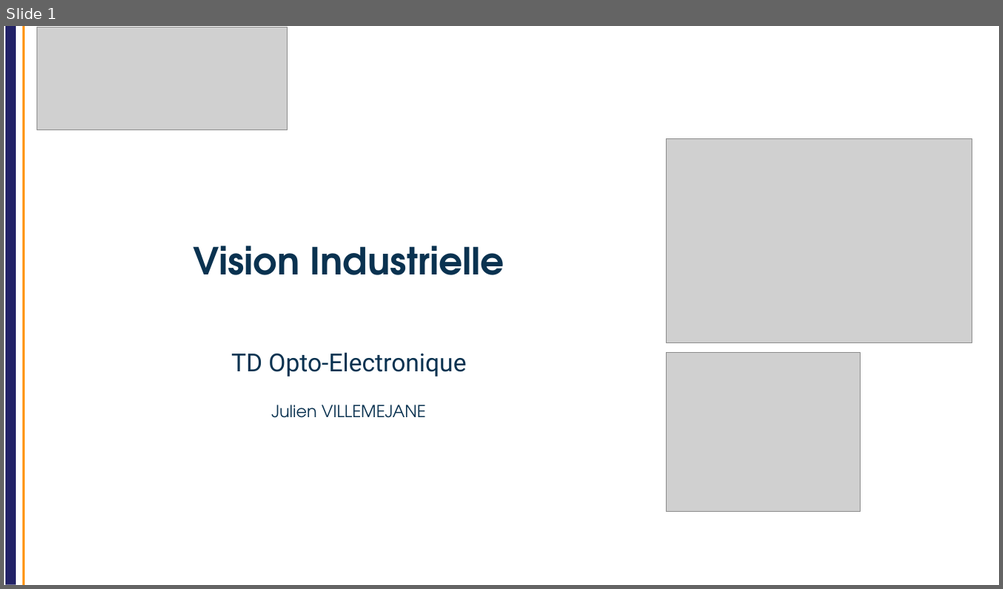
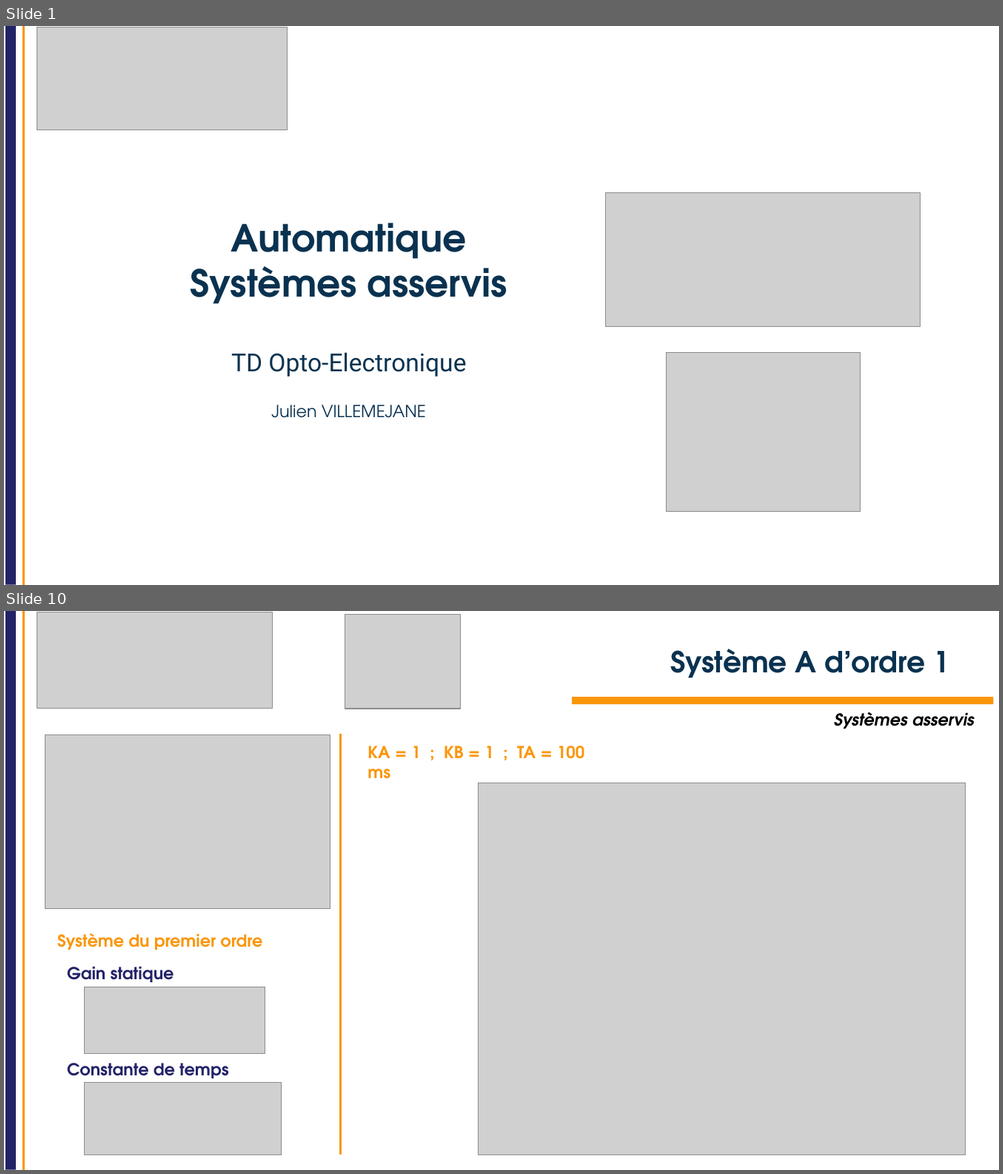
Before and after one commit to IOGS-Digital-Methods/semester-5, a slide deck: OptoElectronique/TD/2026/TD_asservissement/S5_OptoElectronique_TD_auto_2026.pptx. Shown one above the other, each under a label of ours: slide 1 before the commit, slides 1 and 10 after it; the slides between them are not shown. The pictures are 1003x589 and 1003x1174 pixels, drawn with LibreOffice and Linux fonts; fonts in the diff are those of the drawing; grey boxes stand for pictures; background and template pictures are left out. Boxes give left, top, right and bottom in pixels: in the first picture for what was removed or moved away, otherwise in the second. Text is boxed around its words. In the diff, an @@ line names an element or a change of style, - is before the commit and + after.

```diff
--- a/OptoElectronique/TD/2026/TD_asservissement/S5_OptoElectronique_TD_auto_2026.pptx
+++ b/OptoElectronique/TD/2026/TD_asservissement/S5_OptoElectronique_TD_auto_2026.pptx
@@ slide 10 added at (4, 611, 999, 1170), background #FFFFFF; not listed: 2 template elements that a slide beside it also shows @@
@@ picture added at (37, 612, 273, 709) @@
@@ picture added at (345, 614, 460, 709) @@
@@ title added at (670, 649, 949, 678), 28 pt, text #0A3250, bold @@
+Système A d’ordre 1
@@ rectangle added at (572, 697, 993, 704), fill #FA960A @@
@@ text added at (834, 712, 974, 729), 16 pt, text #000000, bold, italic @@
+Systèmes asservis
@@ picture added at (45, 735, 330, 909) @@
@@ line added from (341, 734) to (341, 1155), #FA960A 2.25 pt @@
@@ text added at (367, 746, 585, 779), 16 pt, text #FA960A, bold @@
+KA = 1 ; KB = 1 ; TA = 100 ms
@@ picture added at (478, 783, 965, 1155) @@
@@ text added at (57, 934, 262, 950), 16 pt, text #FA960A, bold @@
+Système du premier ordre
@@ text added at (67, 967, 174, 982), 16 pt, text #222268, bold @@
+Gain statique
@@ picture added at (84, 987, 265, 1054) @@
@@ text added at (67, 1063, 229, 1079), 16 pt, text #222268, bold @@
+Constante de temps
@@ picture added at (84, 1083, 281, 1155) @@
@@ slide 1 changed as well @@
@@ picture removed at (666, 139, 972, 343) @@
@@ picture added at (606, 192, 920, 326) @@
@@ title at (190, 223, 507, 304): text changed @@
-Vision Industrielle
+Automatique
+Systèmes asservis
```
Also in this commit, not shown: 14 other slides added, 38 slides removed, 5 other files.
